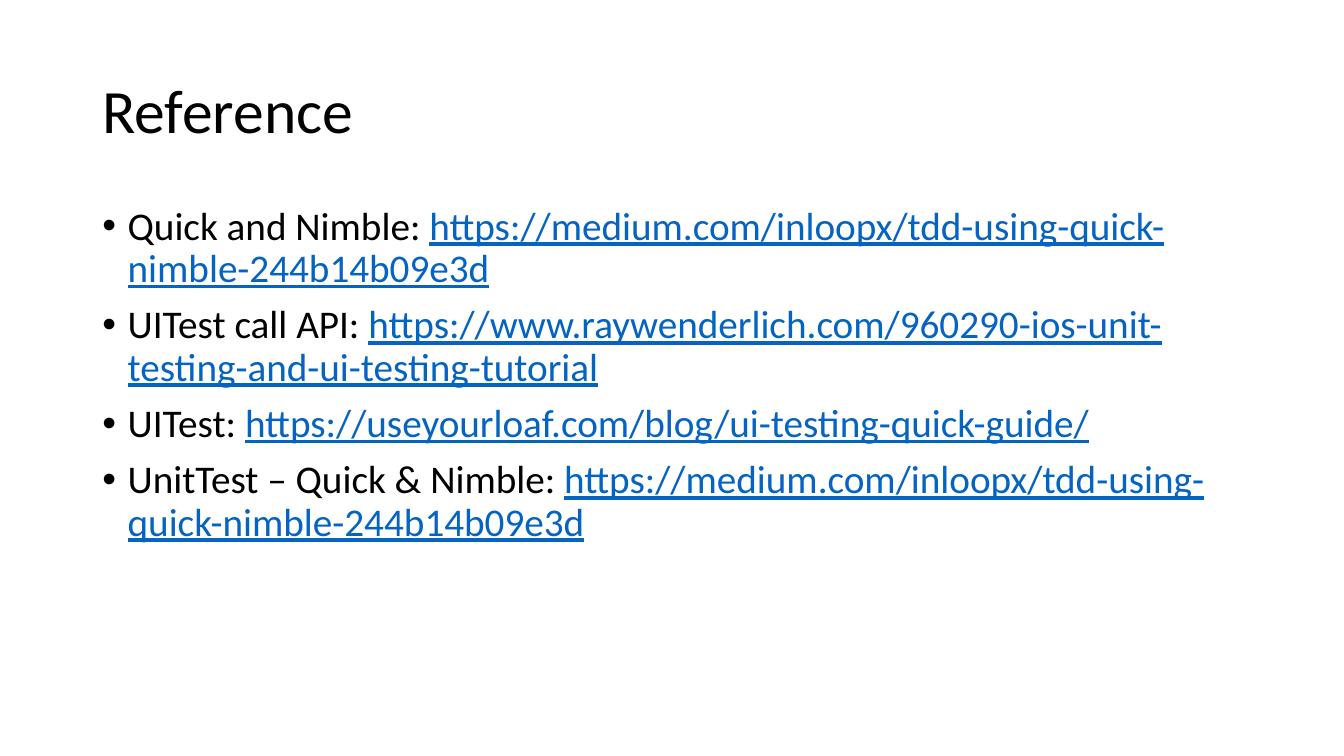
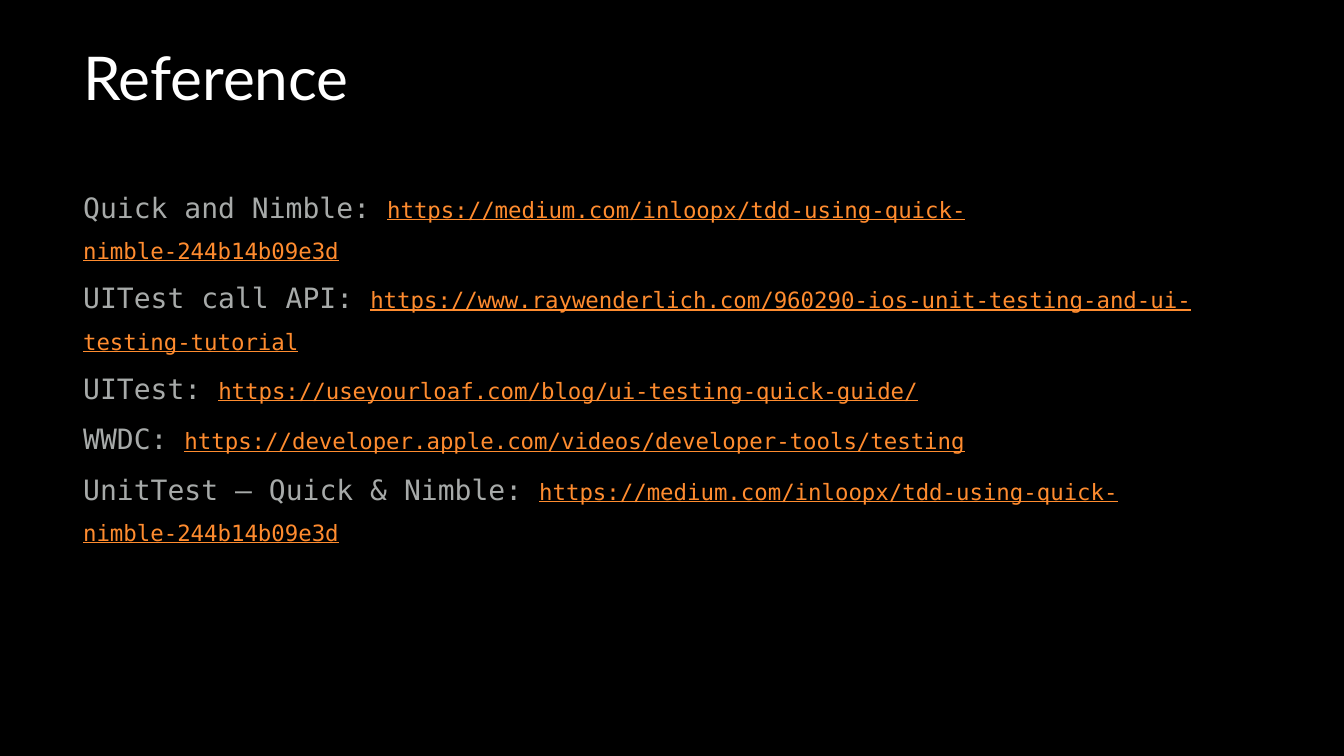
Before and after one commit to vfa-cancc/simpleapp, a slide deck: slide 27 of document/VFA-iOS-testing.pptx (slide 15 before the commit). Drawn at 1344x756 pixels with LibreOffice and Linux fonts; fonts in the diff are those of the drawing. Boxes give left, top, right and bottom in pixels: in the first picture for what was removed or moved away, otherwise in the second. Text is boxed around its words. In the diff, an @@ line names an element or a change of style, - is before the commit and + after.

Commit message:
#update file presentation

```diff
--- a/document/VFA-iOS-testing.pptx
+++ b/document/VFA-iOS-testing.pptx
@@ freeform shape added at (0,0,1344,756), fill #000000 @@
@@ title "Reference": place and size @@
-title "Reference" at (102,90,353,134)
+title "Reference" at (83,56,349,101)
@@ title "Reference" at (83,56,349,101): size 44 to 43.1 pt, font Calibri to Lato, text colour #000000 to #FFFFFF; line spacing 0.9 to 1; vertical alignment middle to top @@
@@ text "Quick and Nimble: https://medium.com/inloopx/tdd-using-quick ...": place and size @@
-text "Quick and Nimble: https://medium.com/inloopx/tdd-using-quick ..." at (128,212,1204,543)
+text "Quick and Nimble: https://medium.com/inloopx/tdd-using-quick ..." at (83,196,1190,543)
@@ text at (83,196,1190,543): size 28 to 20 pt, text colour #000000 to #A7AAA9 in "Quick and Nimble:", "UITest call API:", "UITest:", "UnitTest – Quick & Nimble:"; size 28 to 16 pt, text colour #0563C1 to #FF8C2F in "https://medium.com/inloopx/tdd-using-quick-nimble-244b14b09e ...", "https://www.raywenderlich.com/960290-ios-unit-testing-and-ui ...", "https://useyourloaf.com/blog/ui-testing-quick-guide/", "https://medium.com/inloopx/tdd-using-quick-nimble-244b14b09e ..."; font Calibri to DejaVu Sans Mono in "Quick and Nimble: https://medium.com/inloopx/tdd-using-quick ...", "UITest call API: https://www.raywenderlich.com/960290-ios-un ...", "UITest: https://useyourloaf.com/blog/ui-testing-quick-guide/", "UnitTest – Quick & Nimble: https://medium.com/inloopx/tdd-us ..."; bullet • to none; line spacing 0.9 to 1.5; less space between paragraphs @@
@@ text at (83,428,964,454): paragraph added @@
+WWDC: https://developer.apple.com/videos/developer-tools/testing
```
Also in this commit, not shown: 14 other slides changed, 13 slides added, 1 slide removed, 1 other file.
